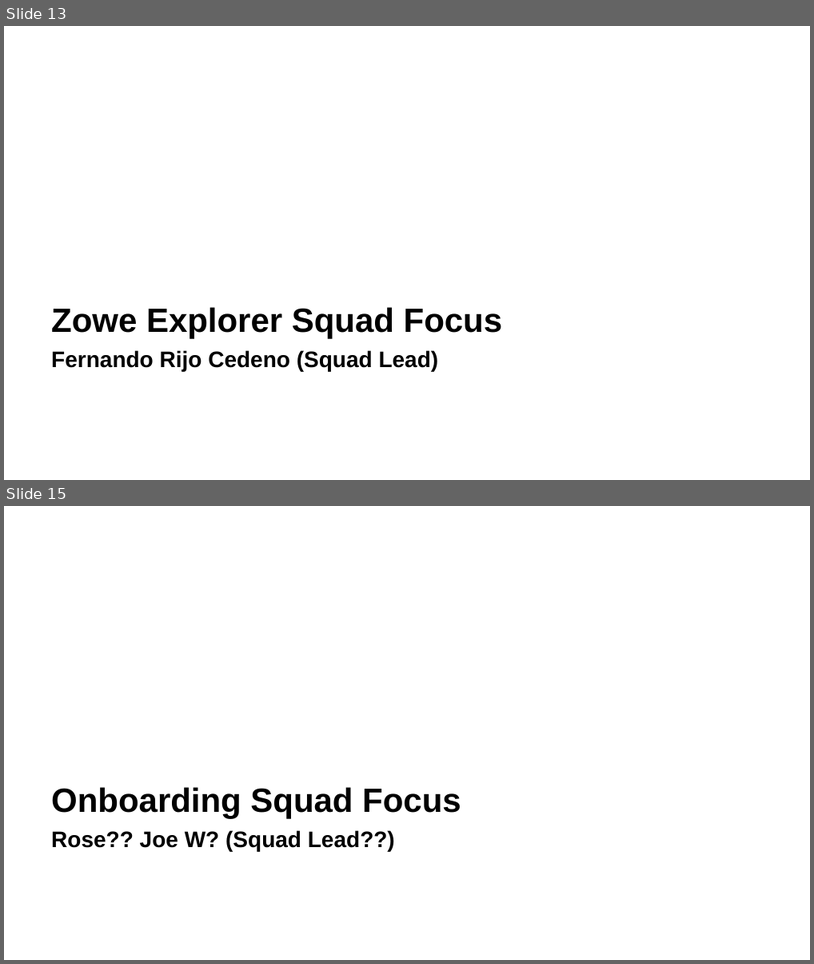
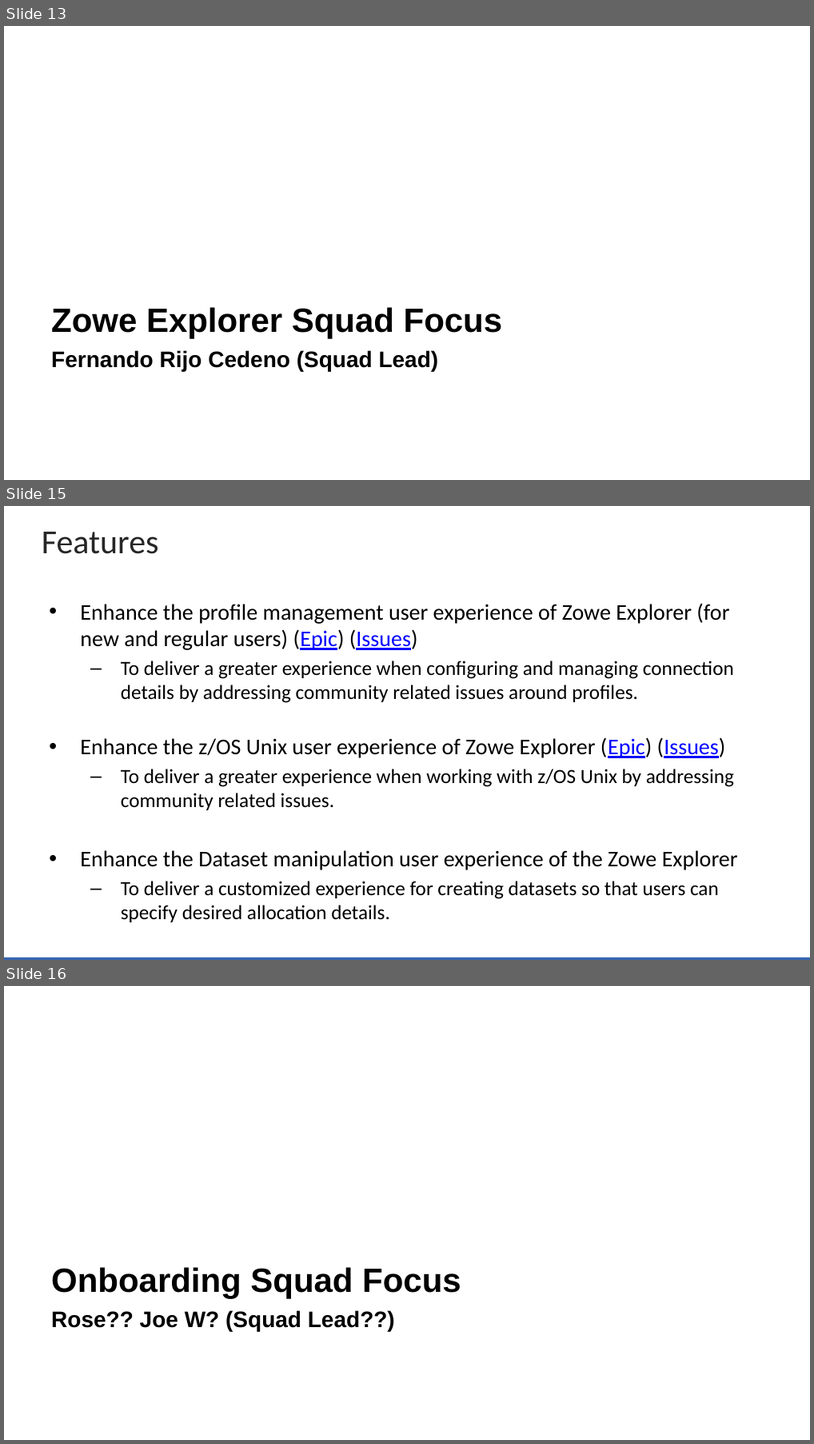
Before and after one commit to zowe/community, a slide deck: Project Management/20PI3 Planning/Zowe Community Squad Focus for 20PI3.pptx. Shown one above the other, each under a label of ours: slides 13 and 15 before the commit, slides 13, 15 and 16 after it; the slides between them are not shown. The pictures are 814x964 and 814x1444 pixels, drawn with LibreOffice and Linux fonts; fonts in the diff are those of the drawing; background and template pictures are left out. Boxes give left, top, right and bottom in pixels: in the first picture for what was removed or moved away, otherwise in the second. Text is boxed around its words. In the diff, an @@ line names an element or a change of style, - is before the commit and + after.

Commit message:
Adding Zowe Explorer - focus slide

```diff
--- a/Project Management/20PI3 Planning/Zowe Community Squad Focus for 20PI3.pptx
+++ b/Project Management/20PI3 Planning/Zowe Community Squad Focus for 20PI3.pptx
@@ slide 15 added at (4,506,810,960), background #FFFFFF @@
@@ title added at (42,532,159,554), 30 pt, text #262626 @@
+Features
@@ text added at (80,604,738,922), 18 pt, text #000000 @@
+• Enhance the profile management user experience of Zowe Explorer (for new and regular users) (Epic) (Issues)
+  – To deliver a greater experience when configuring and managing connection details by addressing community related issues around profiles.
+• Enhance the z/OS Unix user experience of Zowe Explorer (Epic) (Issues)
+  – To deliver a greater experience when working with z/OS Unix by addressing community related issues.
+• Enhance the Dataset manipulation user experience of the Zowe Explorer
+  – To deliver a customized experience for creating datasets so that users can specify desired allocation details.
@@ rectangle added at (4,956,810,960), fill #3664AD @@
@@ what was slide 15 is now slide 16 @@
```
Also in this commit, not shown: 1 other slide added, 1 slide removed.
